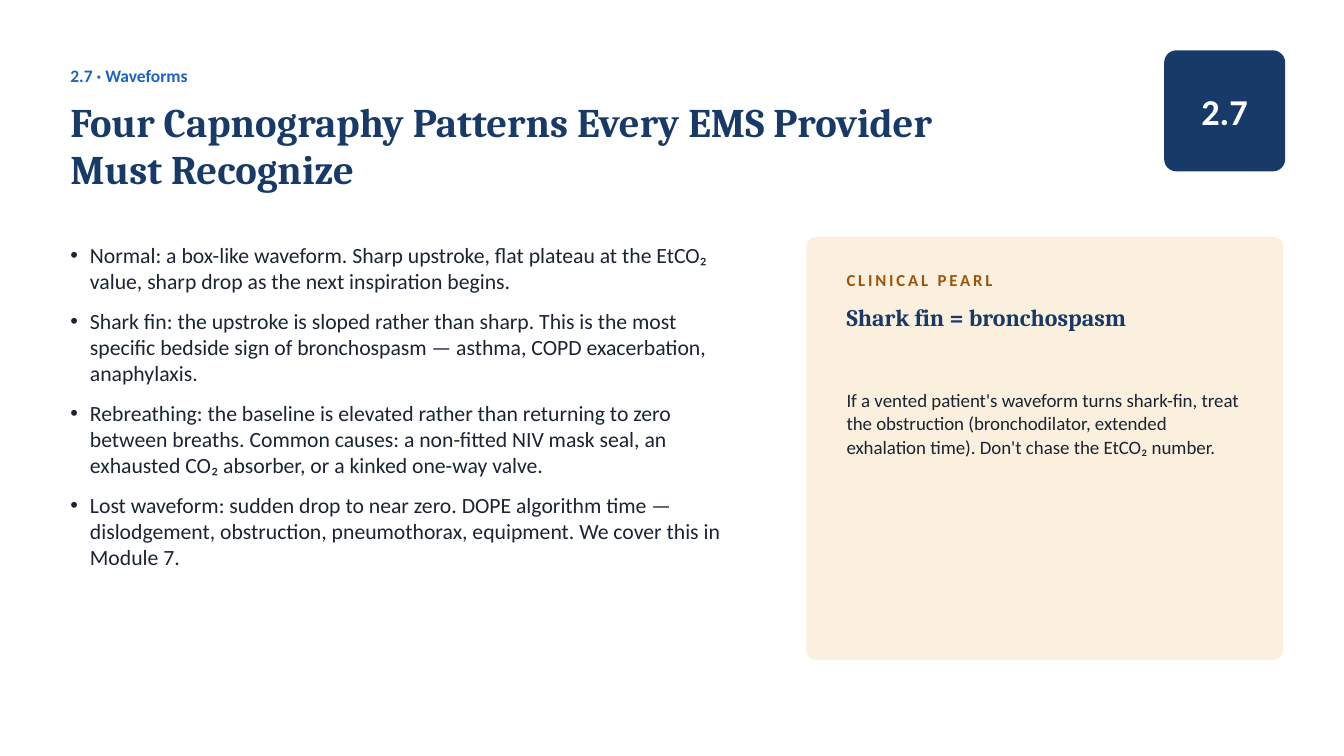
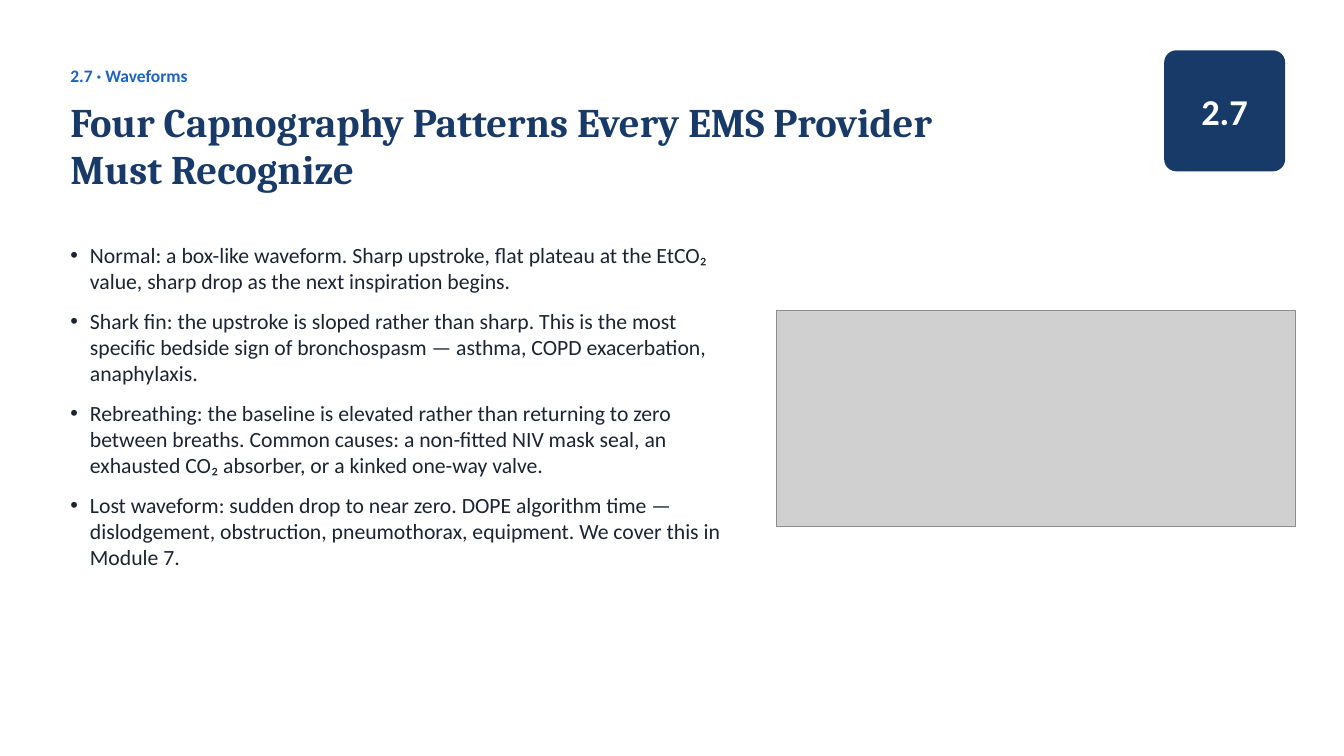
Before and after one commit to amr-kc-protocols/amr-kc-protocols, a slide deck: slide 22 of vta/slides/Ventilator_Academy_Full_Course.pptx. Drawn at 1344x756 pixels with LibreOffice and Linux fonts; fonts in the diff are those of the drawing; grey boxes stand for pictures. Boxes give left, top, right and bottom in pixels: in the first picture for what was removed or moved away, otherwise in the second. Text is boxed around its words. In the diff, an @@ line names an element or a change of style, - is before the commit and + after.

```diff
--- a/vta/slides/Ventilator_Academy_Full_Course.pptx
+++ b/vta/slides/Ventilator_Academy_Full_Course.pptx
@@ rounded rectangle removed at bbox=[807, 237, 1284, 660] @@
@@ text removed at bbox=[847, 275, 993, 286] @@
-CLINICAL PEARL
@@ picture added at bbox=[776, 311, 1296, 526] @@
@@ text removed at bbox=[847, 309, 1126, 331] @@
-Shark fin = bronchospasm
@@ text removed at bbox=[847, 394, 1239, 457] @@
-If a vented patient's waveform turns shark-fin, treat the obstruction (bronchodilator, extended exhalation time). Don't chase the EtCO₂ number.
```
Also in this commit, not shown: 9 other slides changed, 16 other files.
